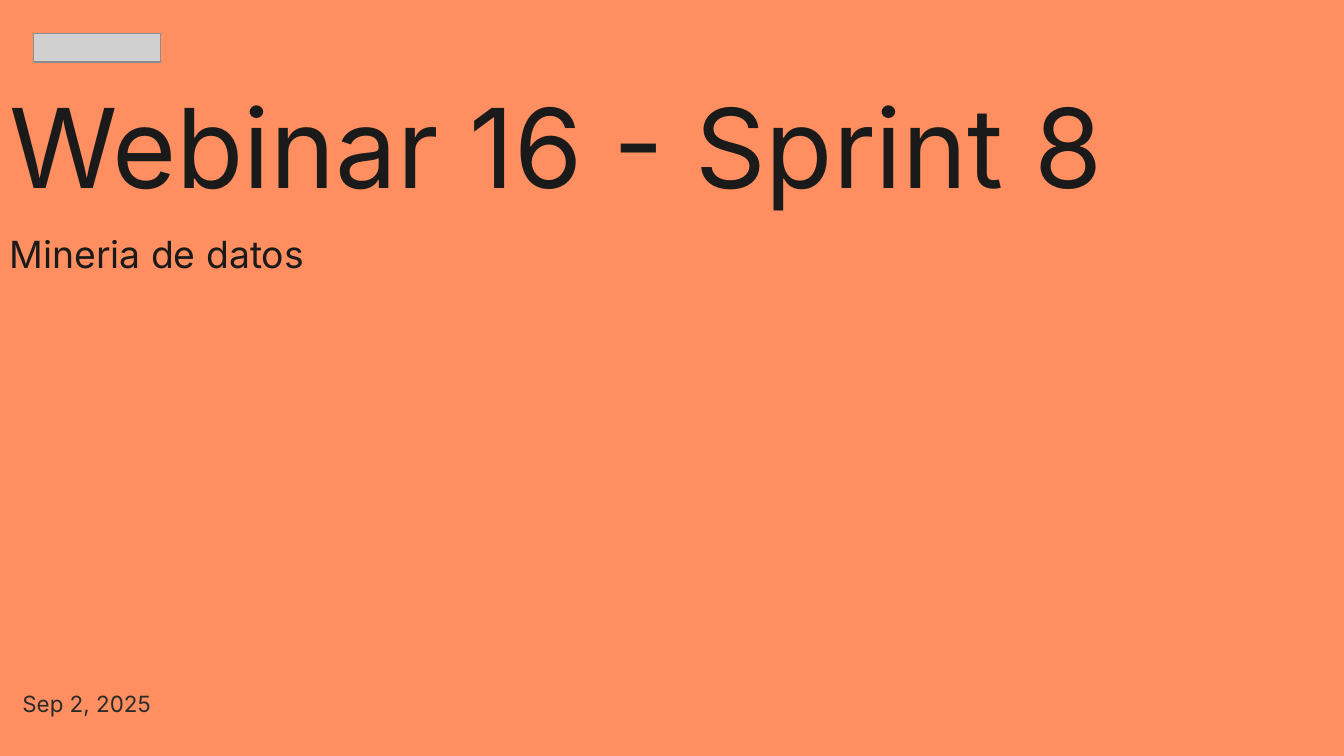
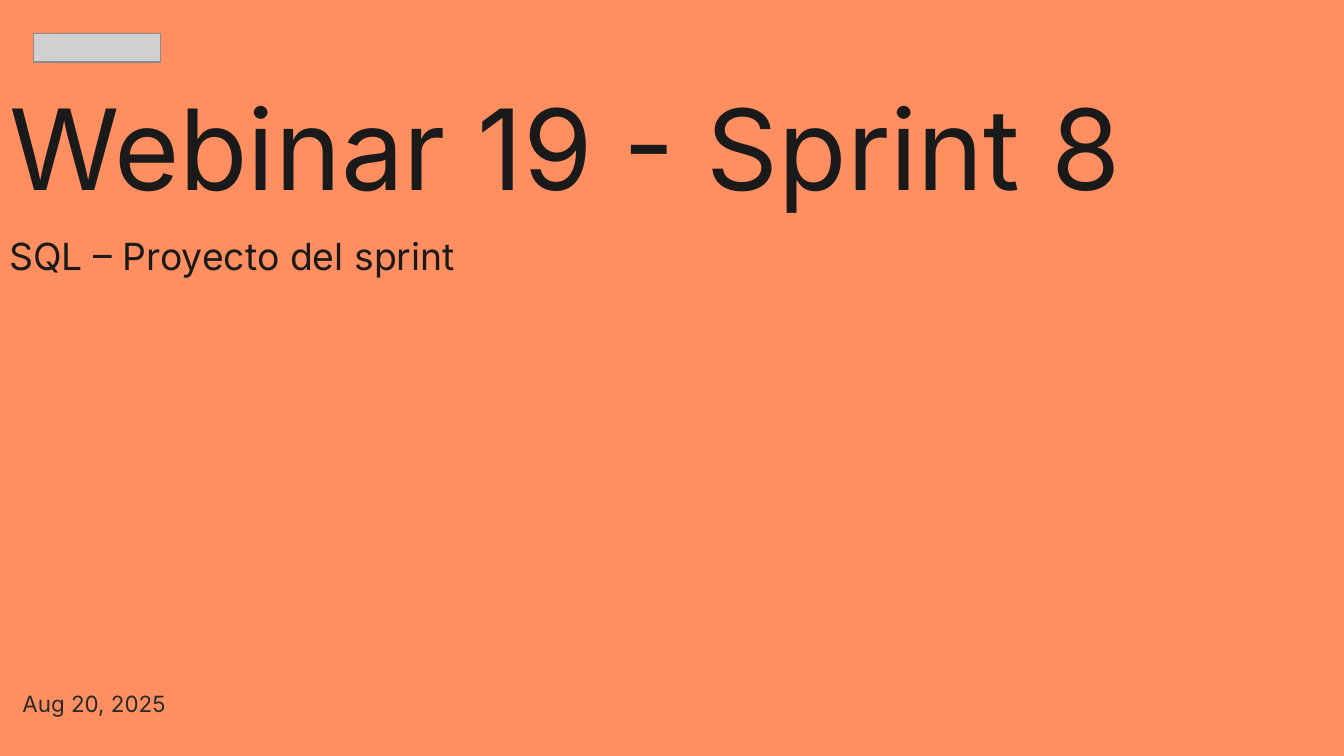
Before and after one commit to zyntonyson/bootcamp_ds_da, a slide deck: slide 1 of 08-data-retrieval/17-SQL.pptx. Drawn at 1344x756 pixels with LibreOffice and Linux fonts; fonts in the diff are those of the drawing; grey boxes stand for pictures. Boxes give left, top, right and bottom in pixels: in the first picture for what was removed or moved away, otherwise in the second. Text is boxed around its words. In the diff, an @@ line names an element or a change of style, - is before the commit and + after.

```diff
--- a/08-data-retrieval/17-SQL.pptx
+++ b/08-data-retrieval/17-SQL.pptx
@@ title at [9, 106, 1121, 278]: text changed; size 59 to 20 pt @@
-Webinar 16 - Sprint 8
-Mineria de datos
+Webinar 19 - Sprint 8
+SQL – Proyecto del sprint
@@ subtitle at [22, 695, 166, 717]: text changed @@
-Sep 2, 2025
+Aug 20, 2025
```
Also in this commit, not shown: 3 slides added, 5 slides removed, 8 other files.
